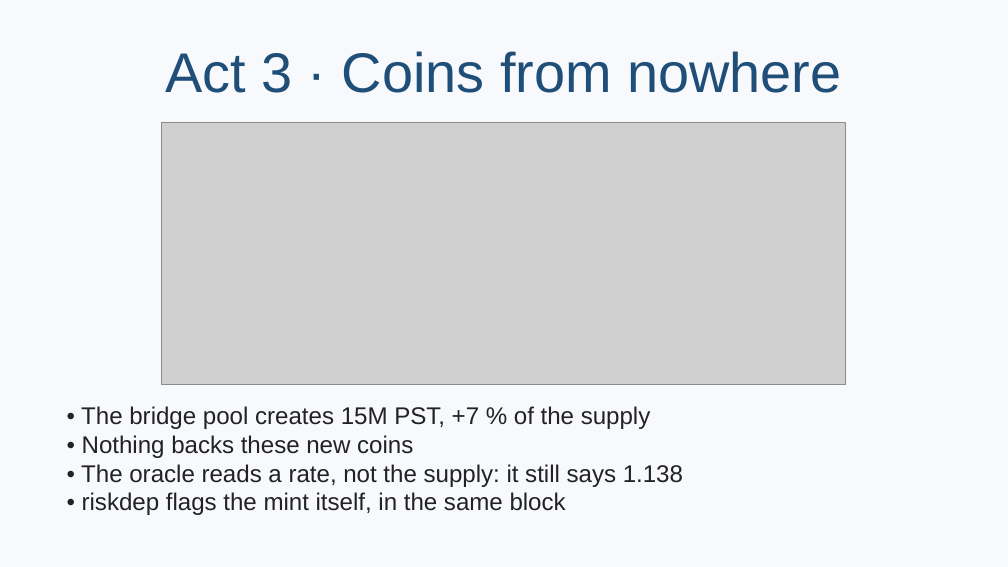
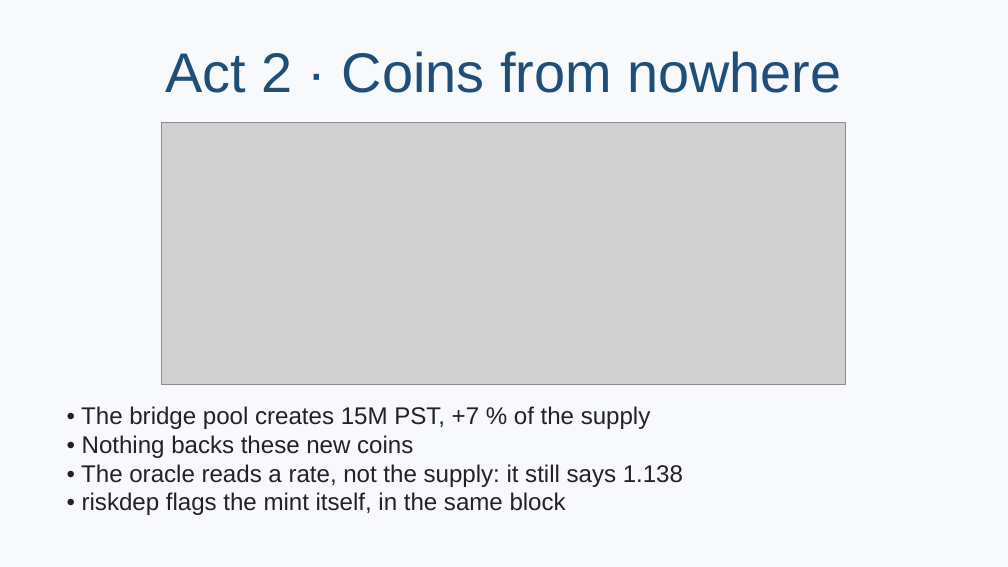
Before and after one commit to rya-sge/defi-monitoring, a slide deck: slide 10 of presentation/rock-demo.pptx (slide 11 before the commit). Drawn at 1008x567 pixels with LibreOffice and Linux fonts; fonts in the diff are those of the drawing; grey boxes stand for pictures. Boxes give left, top, right and bottom in pixels: in the first picture for what was removed or moved away, otherwise in the second. Text is boxed around its words. In the diff, an @@ line names an element or a change of style, - is before the commit and + after.

```diff
--- a/presentation/rock-demo.pptx
+++ b/presentation/rock-demo.pptx
@@ title at [165,51,841,93]: text changed @@
-Act 3 · Coins from nowhere
+Act 2 · Coins from nowhere
```
Also in this commit, not shown: 5 other slides changed, 1 slide removed, 5 other files.
